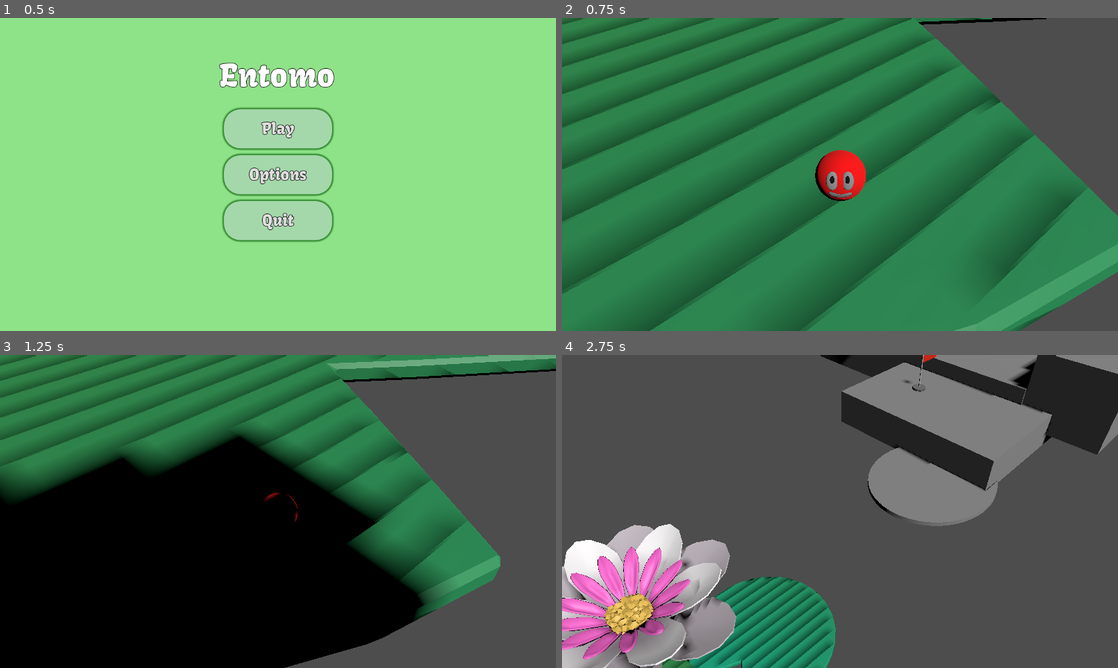
Above: before the commit, frames 1-4 (two rows, left to right).
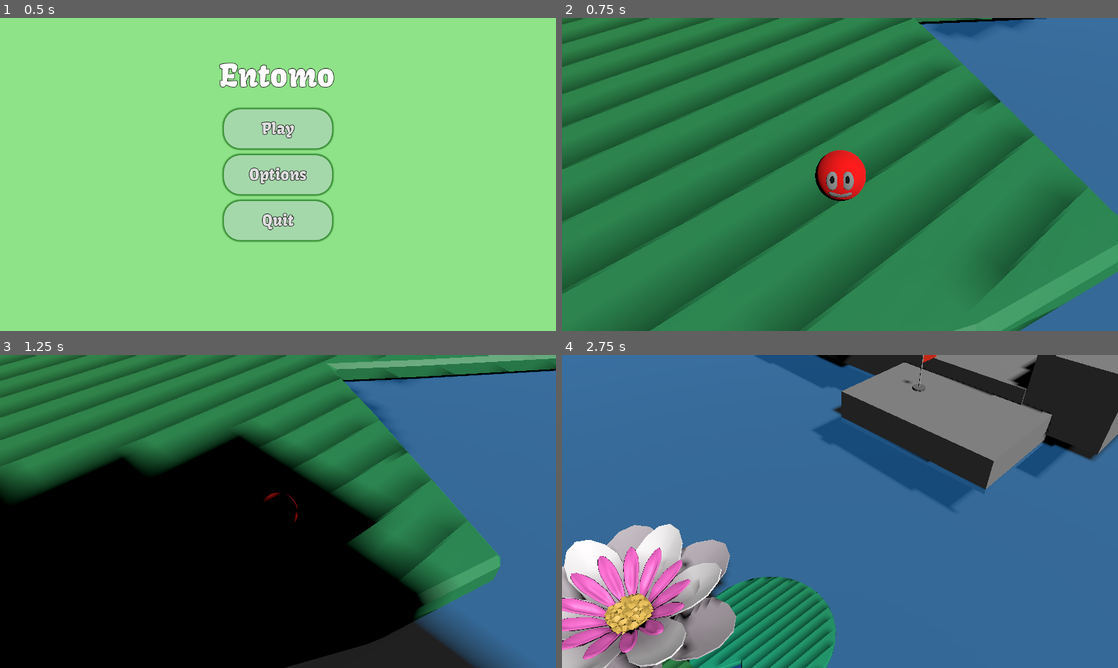
Above: after the commit, the same moments.

Repository: melonboyo/entomo
Game: Godot game, scene res://Scenes/Menus/MainMenu/MainMenu.tscn
The game is run twice, just before and just after one commit, with the same random seed, the same clock (stepped at 60 frames per second) and the same inputs.
Inputs (mouse positions are in pixels of both pictures, inside the frame that each line leads up to):
- Up to frame 1 (0.5 s): no input
- Up to frame 2 (0.75 s): click "Play" at 0.5 s
- Up to frame 3 (1.25 s): no input
- Up to frame 4 (2.75 s): tap Enter at 1.25 s; move the mouse to (962, 495) at 1.27 s; hold D (move_right) 1.28-2 s; tap E (interact) at 1.35 s; click (962, 495) at 1.42 s; tap Space (move_jump) at 1.52 s; drag from (728, 527) to (812, 574) at 2.02 s

Frame 1 is identical in both runs. In frame 2, 13% of the frame differs, in the area x 64-100%, y 0-100%; in frame 3, 23%; in frame 4, 67%, in the area x 0-100%, y 0-100%.

Commit message:
Add deadly water

Diff:
--- a/Characters/Frog/Frog.gd
+++ b/Characters/Frog/Frog.gd
@@ -85,3 +85,7 @@
 func handleGravity(delta: float) -> void:
 	if not is_on_floor():
 		velocity += get_gravity() * delta * gravityMultiplier
+
+# The frog does not die when entering water
+func entered_water():
+	pass
--- a/Characters/Generic/GenericCharacterController.gd
+++ b/Characters/Generic/GenericCharacterController.gd
@@ -130,3 +130,8 @@
 	show()
 	$CollisionShape3D.disabled = false
 	$SwitchArea.monitoring = true
+
+# Kills the player when they enter water, override this method in child class to stop this behaviour
+# TODO: change this to be more generalized, being able to enter different types of areas (if necessary)
+func entered_water():
+	game_state_manager.player_died()
--- /dev/null
+++ b/EnvironmentAssets/Water/Water.gd
@@ -0,0 +1,20 @@
+extends Node3D
+
+
+# Called when the node enters the scene tree for the first time.
+func _ready() -> void:
+	pass # Replace with function body.
+
+
+# Called every frame. 'delta' is the elapsed time since the previous frame.
+func _process(delta: float) -> void:
+	pass
+
+
+func _on_area_3d_body_entered(body: Node3D) -> void:
+	var controller = body as GenericCharacterController
+
+	if(controller == null):
+		return
+
+	controller.entered_water()
--- /dev/null
+++ b/EnvironmentAssets/Water/Water.tscn
@@ -0,0 +1,29 @@
+[gd_scene load_steps=5 format=3 uid="uid://bvs8he515iq2m"]
+
+[ext_resource type="Script" path="res://EnvironmentAssets/Water/Water.gd" id="1_kukkk"]
+
+[sub_resource type="BoxMesh" id="BoxMesh_bcv3x"]
+
+[sub_resource type="StandardMaterial3D" id="StandardMaterial3D_4j3a4"]
+transparency = 1
+albedo_color = Color(0.054902, 0.423529, 0.705882, 0.752941)
+
+[sub_resource type="BoxShape3D" id="BoxShape3D_vynxt"]
+
+[node name="Water" type="Node3D"]
+script = ExtResource("1_kukkk")
+
+[node name="MeshInstance3D" type="MeshInstance3D" parent="."]
+mesh = SubResource("BoxMesh_bcv3x")
+skeleton = NodePath("")
+surface_material_override/0 = SubResource("StandardMaterial3D_4j3a4")
+
+[node name="Area3D" type="Area3D" parent="."]
+transform = Transform3D(1, 0, 0, 0, 1, 0, 0, 0, 1, -0.0218246, -3.8147e-07, 0.00978432)
+collision_layer = 0
+collision_mask = 2
+
+[node name="CollisionShape3D" type="CollisionShape3D" parent="Area3D"]
+shape = SubResource("BoxShape3D_vynxt")
+
+[connection signal="body_entered" from="Area3D" to="." method="_on_area_3d_body_entered"]
--- a/GameStateManager/GameStateManager.gd
+++ b/GameStateManager/GameStateManager.gd
@@ -7,10 +7,12 @@
 @export var first_flag: Flag
 
 var isInputEnabled = true
+var is_player_alive = true
 
 signal zoom_changed(newFocus: Node3D, zoomSize: int)
 signal toggle_game_paused(is_paused : bool)
 signal show_victory_screen()
+signal show_death_screen()
 # Called when the node enters the scene tree for the first time.
 func _ready() -> void:
 	if(first_flag != null):
@@ -21,7 +23,7 @@
 	if(currentPossessedCreature == null or camera == null):
 		return
 
-	if(!isInputEnabled):
+	if(!isInputEnabled || !is_player_alive):
 		currentPossessedCreature.handleMove(Vector2.ZERO, camera.global_basis, delta);
 		return
 
@@ -83,3 +85,10 @@
 	isInputEnabled = true
 	game_paused = true
 	show_victory_screen.emit()
+
+func player_died():
+	is_player_alive = false;
+	zoom_changed.emit(currentPossessedCreature, currentPossessedCreature.size + 1)
+	await(get_tree().create_timer(3).timeout)
+	game_paused = true
+	show_death_screen.emit()
--- a/Scenes/Levels/level1.tscn
+++ b/Scenes/Levels/level1.tscn
@@ -15,19 +15,20 @@
 [ext_resource type="PackedScene" uid="uid://caxb37ohqq7q3" path="res://EnvironmentAssets/Flag/Flag.tscn" id="15_3xa5f"]
 [ext_resource type="PackedScene" uid="uid://ddqi27ajx4hx4" path="res://EnvironmentAssets/Mountain/stage3-mountainNewNew.glb" id="15_5uh5g"]
 [ext_resource type="PackedScene" uid="uid://dxqjrf22vjo3t" path="res://EnvironmentAssets/lilipad.tscn" id="15_ajvuj"]
+[ext_resource type="PackedScene" uid="uid://bvs8he515iq2m" path="res://EnvironmentAssets/Water/Water.tscn" id="16_yn4d4"]
+
+[sub_resource type="BoxMesh" id="BoxMesh_1eheq"]
+
+[sub_resource type="BoxShape3D" id="BoxShape3D_i8oe3"]
+size = Vector3(1.74712, 1, 1.14751)
+
+[sub_resource type="BoxShape3D" id="BoxShape3D_sa0xy"]
+size = Vector3(1, 1, 1.16724)
 
 [sub_resource type="CylinderMesh" id="CylinderMesh_75gon"]
 
 [sub_resource type="CylinderShape3D" id="CylinderShape3D_fjjt4"]
 height = 2.70382
-
-[sub_resource type="BoxMesh" id="BoxMesh_1eheq"]
-
-[sub_resource type="BoxShape3D" id="BoxShape3D_i8oe3"]
-size = Vector3(1.74712, 1, 1.14751)
-
-[sub_resource type="BoxShape3D" id="BoxShape3D_sa0xy"]
-size = Vector3(1, 1, 1.16724)
 
 [sub_resource type="BoxShape3D" id="BoxShape3D_ww5pt"]
 size = Vector3(1, 0.97226, 1)
@@ -45,6 +46,10 @@
 "tilts": PackedFloat32Array(0, 0, 0, 0, 0, 0, 0, 0)
 }
 point_count = 8
+
+[sub_resource type="BoxMesh" id="BoxMesh_a8w2o"]
+
+[sub_resource type="BoxShape3D" id="BoxShape3D_v7y1b"]
 
 [node name="Node3D" type="Node3D"]
 transform = Transform3D(1.01827, 0, 0, 0, 1.01827, 0, 0, 0, 1.01827, 0, 0, 0)
@@ -105,17 +110,6 @@
 
 [node name="Stage1" type="Node" parent="Blockout"]
 
-[node name="StaticBody3D8" type="StaticBody3D" parent="Blockout/Stage1"]
-transform = Transform3D(8.12717, 0, 0, 0, 0.442989, 0, 0, 0, 9.23589, 79.9375, -0.159414, 0.0334194)
-
-[node name="MeshInstance3D" type="MeshInstance3D" parent="Blockout/Stage1/StaticBody3D8"]
-transform = Transform3D(3.39647, 0, 0, 0, 1, 0, 0, 0, 2.7152, 0, 0, 0)
-mesh = SubResource("CylinderMesh_75gon")
-
-[node name="CollisionShape3D" type="CollisionShape3D" parent="Blockout/Stage1/StaticBody3D8"]
-transform = Transform3D(3.37133, 0, 0, 0, 1, 0, 0, 0, 2.32313, 0, 0, 0)
-shape = SubResource("CylinderShape3D_fjjt4")
-
 [node name="StaticBody3D9" type="StaticBody3D" parent="Blockout/Stage1"]
 transform = Transform3D(12.996, 0, 0, 0, 11.4006, 0, 0, 0, 14.7689, 106.117, 5.31772, -10.2539)
 
@@ -365,6 +359,18 @@
 [node name="MeshInstance3D" type="MeshInstance3D" parent="Blockout/Stage3/StaticBody3D"]
 
 [node name="CollisionShape3D" type="CollisionShape3D" parent="Blockout/Stage3/StaticBody3D"]
+
+[node name="Water" parent="Blockout" instance=ExtResource("16_yn4d4")]
+transform = Transform3D(1000, 0, 0, 0, 10, 0, 0, 0, 1000, 0, -4.45, 0)
+
+[node name="StaticBody3D" type="StaticBody3D" parent="Blockout"]
+transform = Transform3D(1000, 0, 0, 0, 10, 0, 0, 0, 1000, 0, -14.45, 0)
+
+[node name="MeshInstance3D" type="MeshInstance3D" parent="Blockout/StaticBody3D"]
+mesh = SubResource("BoxMesh_a8w2o")
+
+[node name="CollisionShape3D" type="CollisionShape3D" parent="Blockout/StaticBody3D"]
+shape = SubResource("BoxShape3D_v7y1b")
 
 [node name="PauseMenu" parent="." node_paths=PackedStringArray("game_manager") instance=ExtResource("11_c6575")]
 game_manager = NodePath("../GameStateManager")
--- a/Scenes/Menus/PauseMenu/pause_menu.tscn
+++ b/Scenes/Menus/PauseMenu/pause_menu.tscn
@@ -5,7 +5,7 @@
 
 [sub_resource type="StyleBoxEmpty" id="StyleBoxEmpty_lm5bg"]
 
-[node name="PauseMenu" type="Control" node_paths=PackedStringArray("pause_panel", "victory_panel")]
+[node name="PauseMenu" type="Control" node_paths=PackedStringArray("pause_panel", "victory_panel", "death_panel")]
 process_mode = 3
 layout_mode = 3
 anchors_preset = 15
@@ -16,6 +16,7 @@
 script = ExtResource("1_6ddw0")
 pause_panel = NodePath("PanelContainer")
 victory_panel = NodePath("VictoryPanel")
+death_panel = NodePath("DeathPanel")
 
 [node name="PanelContainer" type="PanelContainer" parent="."]
 layout_mode = 0
@@ -77,9 +78,39 @@
 size_flags_vertical = 3
 text = "Return to Main Menu"
 
+[node name="DeathPanel" type="PanelContainer" parent="."]
+offset_left = 329.0
+offset_top = 198.0
+offset_right = 779.0
+offset_bottom = 430.0
+theme_override_styles/panel = SubResource("StyleBoxEmpty_lm5bg")
+
+[node name="VBoxContainer" type="VBoxContainer" parent="DeathPanel"]
+layout_mode = 2
+
+[node name="Label" type="Label" parent="DeathPanel/VBoxContainer"]
+layout_mode = 2
+theme_override_fonts/font = ExtResource("2_batdy")
+theme_override_font_sizes/font_size = 100
+text = "You Died
+"
+horizontal_alignment = 1
+
+[node name="Restart" type="Button" parent="DeathPanel/VBoxContainer"]
+layout_mode = 2
+size_flags_vertical = 3
+text = "Restart"
+
+[node name="Return" type="Button" parent="DeathPanel/VBoxContainer"]
+layout_mode = 2
+size_flags_vertical = 3
+text = "Return to Main Menu"
+
 [connection signal="pressed" from="PanelContainer/VBoxContainer/Resume" to="." method="_on_resume_pressed"]
 [connection signal="pressed" from="PanelContainer/VBoxContainer/Restart" to="." method="_on_restart_pressed"]
 [connection signal="pressed" from="PanelContainer/VBoxContainer/Return" to="." method="_on_return_pressed"]
 [connection signal="pressed" from="PanelContainer/VBoxContainer/Quit" to="." method="_on_quit_pressed"]
 [connection signal="pressed" from="VictoryPanel/VBoxContainer/Restart" to="." method="_on_restart_pressed"]
 [connection signal="pressed" from="VictoryPanel/VBoxContainer/Return" to="." method="_on_return_pressed"]
+[connection signal="pressed" from="DeathPanel/VBoxContainer/Restart" to="." method="_on_restart_pressed"]
+[connection signal="pressed" from="DeathPanel/VBoxContainer/Return" to="." method="_on_return_pressed"]
--- a/Scenes/Menus/PauseMenu/pausemenu.gd
+++ b/Scenes/Menus/PauseMenu/pausemenu.gd
@@ -2,12 +2,14 @@
 @export var game_manager : GameStateManager
 @export var pause_panel: PanelContainer
 @export var victory_panel: PanelContainer
+@export var death_panel: PanelContainer
 @export var final_flag: Flag
 
 func _ready():
 	hide()
 	game_manager.connect("toggle_game_paused", _on_game_manager_toggle_game_paused)
 	game_manager.connect("show_victory_screen", _on_game_manager_show_victory_screen)
+	game_manager.connect("show_death_screen", _on_game_manager_show_death_screen)
 
 
 
@@ -38,6 +40,7 @@
 		show()
 		pause_panel.show()
 		victory_panel.hide()
+		death_panel.hide()
 	else:
 		hide()
 
@@ -45,6 +48,13 @@
 	show()
 	victory_panel.show()
 	pause_panel.hide()
+	death_panel.hide()
+
+func _on_game_manager_show_death_screen():
+	show()
+	death_panel.show()
+	victory_panel.hide()
+	pause_panel.hide()
 
 func _on_return_pressed() -> void:
 	game_manager.get_tree().paused = false
Not shown: 1 places in Scenes/Levels/level1.tscn that only renumber resources
